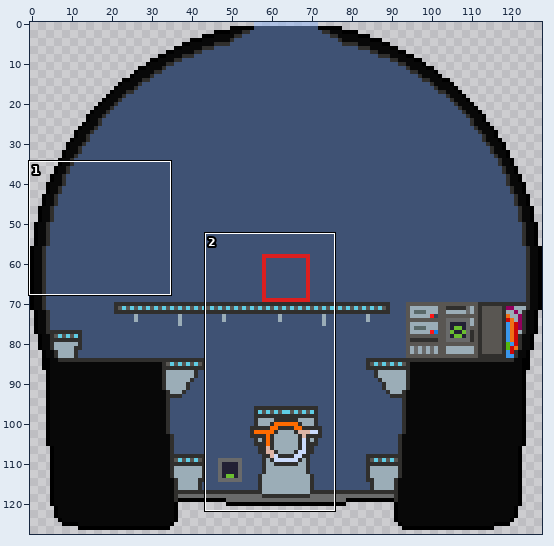
Sprite sheet: ressources/Ship_anim/ship_body_int/ship_int1.png. Above: a wide view before the commit, with the close-up outlined.
Close-up. Old version:
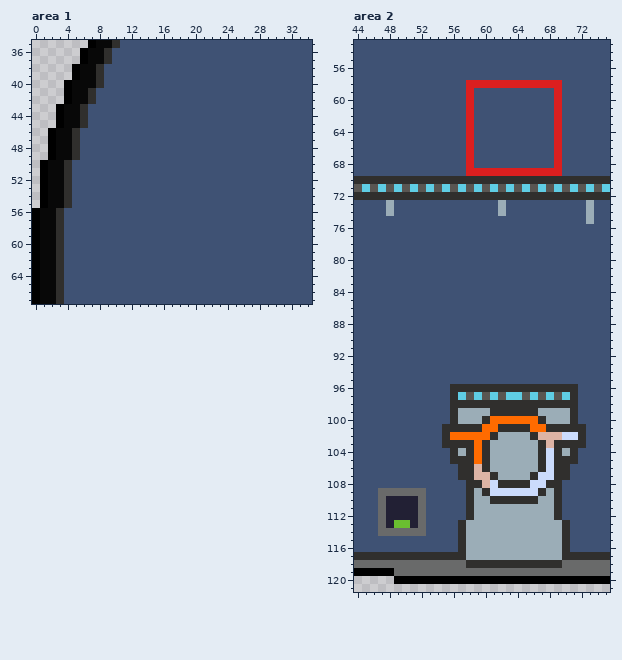
The file is 128x128 pixels. Shown: area 1: x 0..34, y 35..67; area 2: x 44..75, y 53..121.
After the commit:
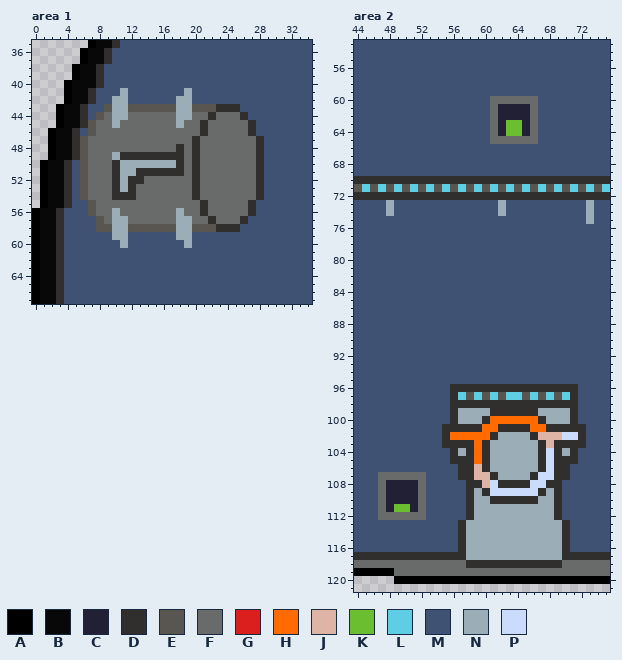
Palette (. is transparent): A #000000  B #080808  C #222034  D #302f2d  E #595652  F #696a6a  G #db1f1f  H #ff6b00  J #ddb4a5  K #6abe30  L #5fcde4  M #3f5274  N #9badb7  P #cbdbfc
Edits made:
--- area 1
@@ x 0..34 @@
 40 ....ABBBDMMMMMMMMMMMMMMMMMMMMMMMMMM
-41 ....ABBDMMMMMMMMMMMMMMMMMMMMMMMMMMM
-42 ....ABBDMMMMMMMMMMMMMMMMMMMMMMMMMMM
-43 ...ABBDMMMMMMMMMMMMMMMMMMMMMMMMMMMM
-44 ...ABBDMMMMMMMMMMMMMMMMMMMMMMMMMMMM
-45 ...ABBDMMMMMMMMMMMMMMMMMMMMMMMMMMMM
-46 ..ABBDMMMMMMMMMMMMMMMMMMMMMMMMMMMMM
-47 ..ABBDMMMMMMMMMMMMMMMMMMMMMMMMMMMMM
-48 ..ABBDMMMMMMMMMMMMMMMMMMMMMMMMMMMMM
-49 ..ABBDMMMMMMMMMMMMMMMMMMMMMMMMMMMMM
-50 .ABBDMMMMMMMMMMMMMMMMMMMMMMMMMMMMMM
-51 .ABBDMMMMMMMMMMMMMMMMMMMMMMMMMMMMMM
-52 .ABBDMMMMMMMMMMMMMMMMMMMMMMMMMMMMMM
-53 .ABBDMMMMMMMMMMMMMMMMMMMMMMMMMMMMMM
-54 .ABBDMMMMMMMMMMMMMMMMMMMMMMMMMMMMMM
-55 .ABBDMMMMMMMMMMMMMMMMMMMMMMMMMMMMMM
-56 ABBDMMMMMMMMMMMMMMMMMMMMMMMMMMMMMMM
-57 ABBDMMMMMMMMMMMMMMMMMMMMMMMMMMMMMMM
-58 ABBDMMMMMMMMMMMMMMMMMMMMMMMMMMMMMMM
-59 ABBDMMMMMMMMMMMMMMMMMMMMMMMMMMMMMMM
-60 ABBDMMMMMMMMMMMMMMMMMMMMMMMMMMMMMMM
+41 ....ABBDMMMNMMMMMMMNMMMMMMMMMMMMMMM
+42 ....ABBDMMNNMMMMMMNNMMMMMMMMMMMMMMM
+43 ...ABBDMMENNEEEEEENNEEEDDDMMMMMMMMM
+44 ...ABBDMEFNNFFFFFFNNFFDFFFDMMMMMMMM
+45 ...ABBDEFFNFFFFFFFNFFDFFFFFDMMMMMMM
+46 ..ABBDMEFFFFFFFFFFFFFDFFFFFDMMMMMMM
+47 ..ABBDEFFFFFFFFFFFFFDFFFFFFFDMMMMMM
+48 ..ABBDEFFFFFFFFFFFDFDFFFFFFFDMMMMMM
+49 ..ABBDEFFFNDDDDDDDDFDFFFFFFFDMMMMMM
+50 .ABBDMEFFFDNNNNNNNDFDFFFFFFFDMMMMMM
+51 .ABBDMEFFFDNNDDDDDDFDFFFFFFFDMMMMMM
+52 .ABBDMEFFFDNDDFFFFFFDFFFFFFFDMMMMMM
+53 .ABBDMEFFFDNDFFFFFFFDFFFFFFFDMMMMMM
+54 .ABBDMEFFFDDDFFFFFFFDFFFFFFFDMMMMMM
+55 .ABBDMMEFFFFFFFFFFFFFDFFFFFDMMMMMMM
+56 ABBDMMMEFFNFFFFFFFNFFDFFFFFDMMMMMMM
+57 ABBDMMMMEFNNFFFFFFNNFFDFFFDMMMMMMMM
+58 ABBDMMMMEENNEEEEEENNEEEDDDMMMMMMMMM
+59 ABBDMMMMMMNNMMMMMMNNMMMMMMMMMMMMMMM
+60 ABBDMMMMMMMNMMMMMMMNMMMMMMMMMMMMMMM
 61 ABBDMMMMMMMMMMMMMMMMMMMMMMMMMMMMMMM
--- area 2
@@ x 56..71 @@
  57 MMMMMMMMMMMMMMMM
- 58 MMGGGGGGGGGGGGMM
- 59 MMGMMMMMMMMMMGMM
- 60 MMGMMMMMMMMMMGMM
- 61 MMGMMMMMMMMMMGMM
- 62 MMGMMMMMMMMMMGMM
- 63 MMGMMMMMMMMMMGMM
- 64 MMGMMMMMMMMMMGMM
- 65 MMGMMMMMMMMMMGMM
- 66 MMGMMMMMMMMMMGMM
- 67 MMGMMMMMMMMMMGMM
- 68 MMGMMMMMMMMMMGMM
- 69 MMGGGGGGGGGGGGMM
+ 58 MMMMMMMMMMMMMMMM
+ 59 MMMMMMMMMMMMMMMM
+ 60 MMMMMFFFFFFMMMMM
+ 61 MMMMMFCCCCFMMMMM
+ 62 MMMMMFCCCCFMMMMM
+ 63 MMMMMFCKKCFMMMMM
+ 64 MMMMMFCKKCFMMMMM
+ 65 MMMMMFFFFFFMMMMM
+ 66 MMMMMMMMMMMMMMMM
+ 67 MMMMMMMMMMMMMMMM
+ 68 MMMMMMMMMMMMMMMM
+ 69 MMMMMMMMMMMMMMMM
  70 DDDDDDDDDDDDDDDD
@@ x 45..54 @@
 106 MMMMMMMMMM
-107 MMMMMMMMMM
-108 MMMMMMMMMM
-109 MMFFFFFFMM
+107 MMFFFFFFMM
+108 MMFCCCCFMM
+109 MMFCCCCFMM
 110 MMFCCCCFMM
-111 MMFCCCCFMM
-112 MMFCCCCFMM
-113 MMFCKKCFMM
-114 MMFFFFFFMM
+111 MMFCKKCFMM
+112 MMFFFFFFMM
+113 MMMMMMMMMM
+114 MMMMMMMMMM
 115 MMMMMMMMMM
Boxes around the changes in both close-ups, in picture pixels (x1, y1, x2, y2):
changed: (80, 88, 264, 248)
changed: (466, 80, 562, 176)
changed: (378, 472, 426, 536)
